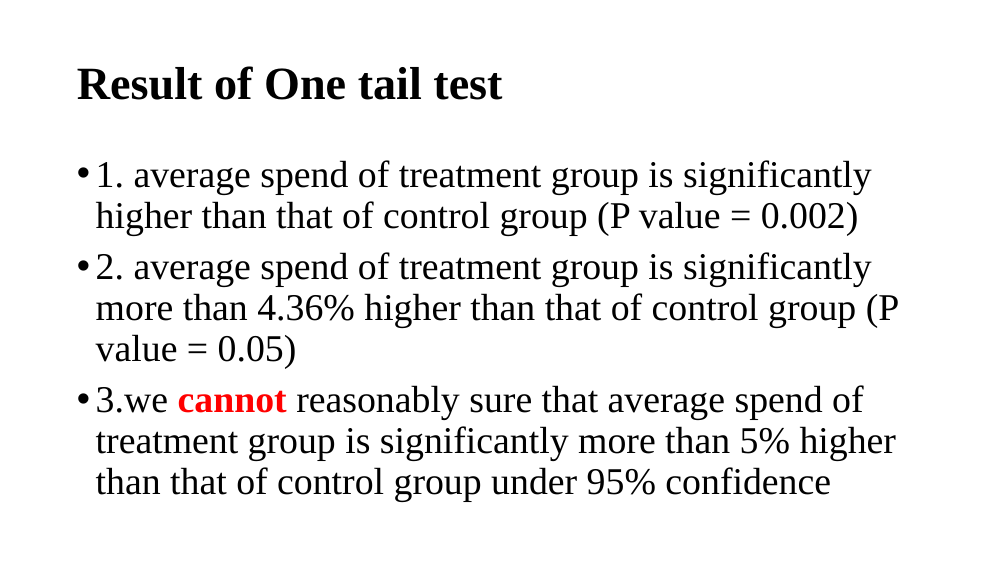
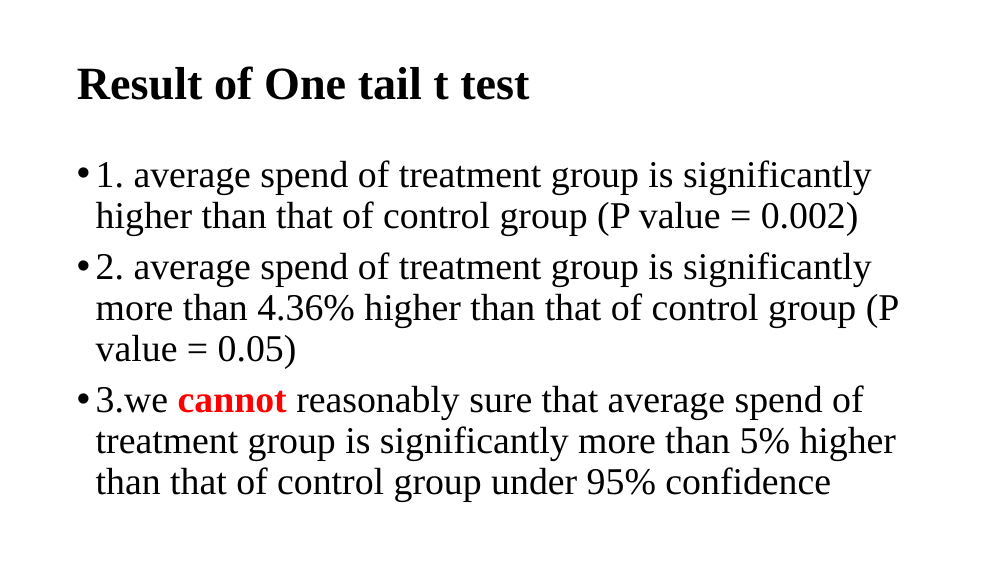
Before and after one commit to linleiwen/-Collapse-projects-section-Projects-Edit-project-APP-store-monetization-experiment-design-Project-na, a slide deck: slide 16 of demo_leiwen.pptx. Drawn at 1008x567 pixels with LibreOffice and Linux fonts; fonts in the diff are those of the drawing. Boxes give left, top, right and bottom in pixels: in the first picture for what was removed or moved away, otherwise in the second. Text is boxed around its words. In the diff, an @@ line names an element or a change of style, - is before the commit and + after.

```diff
--- a/demo_leiwen.pptx
+++ b/demo_leiwen.pptx
@@ title at bbox=[77, 66, 529, 100]: text changed @@
-Result of One tail test
+Result of One tail t test
```
Also in this commit, not shown: 4 other slides changed.
